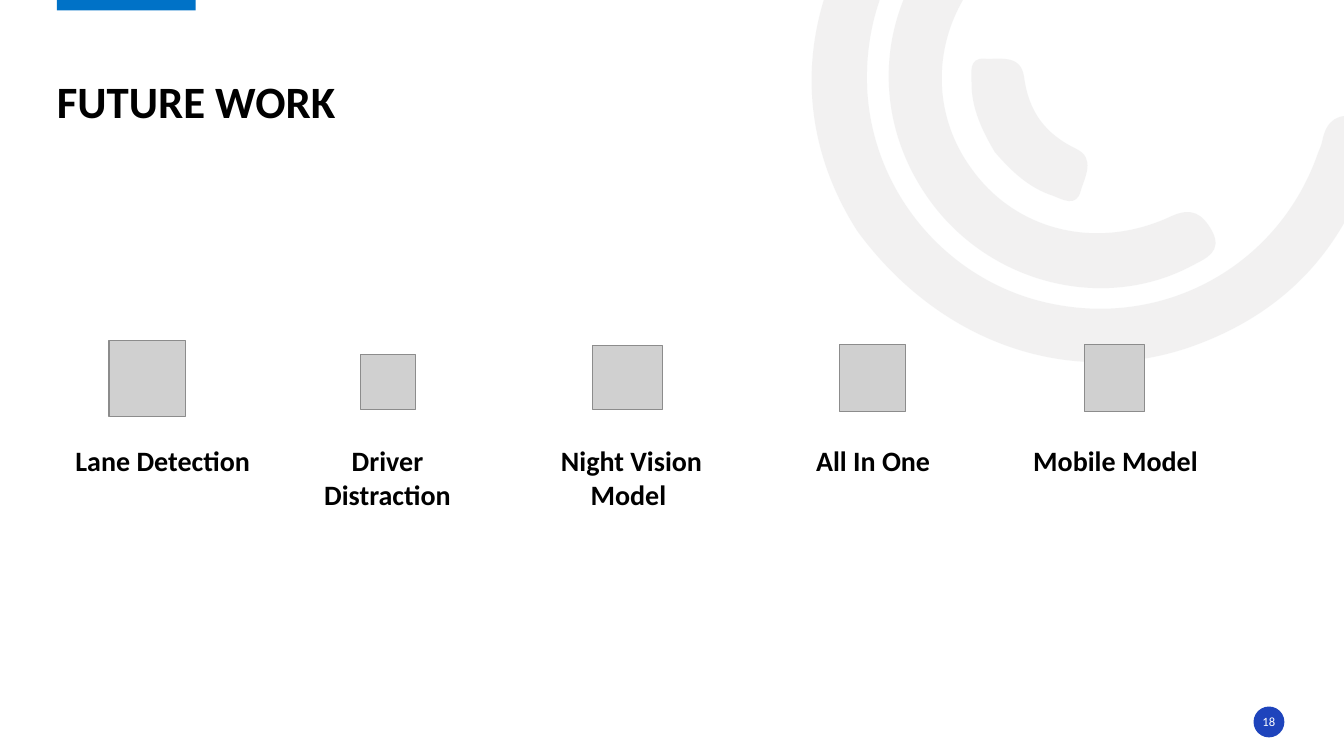
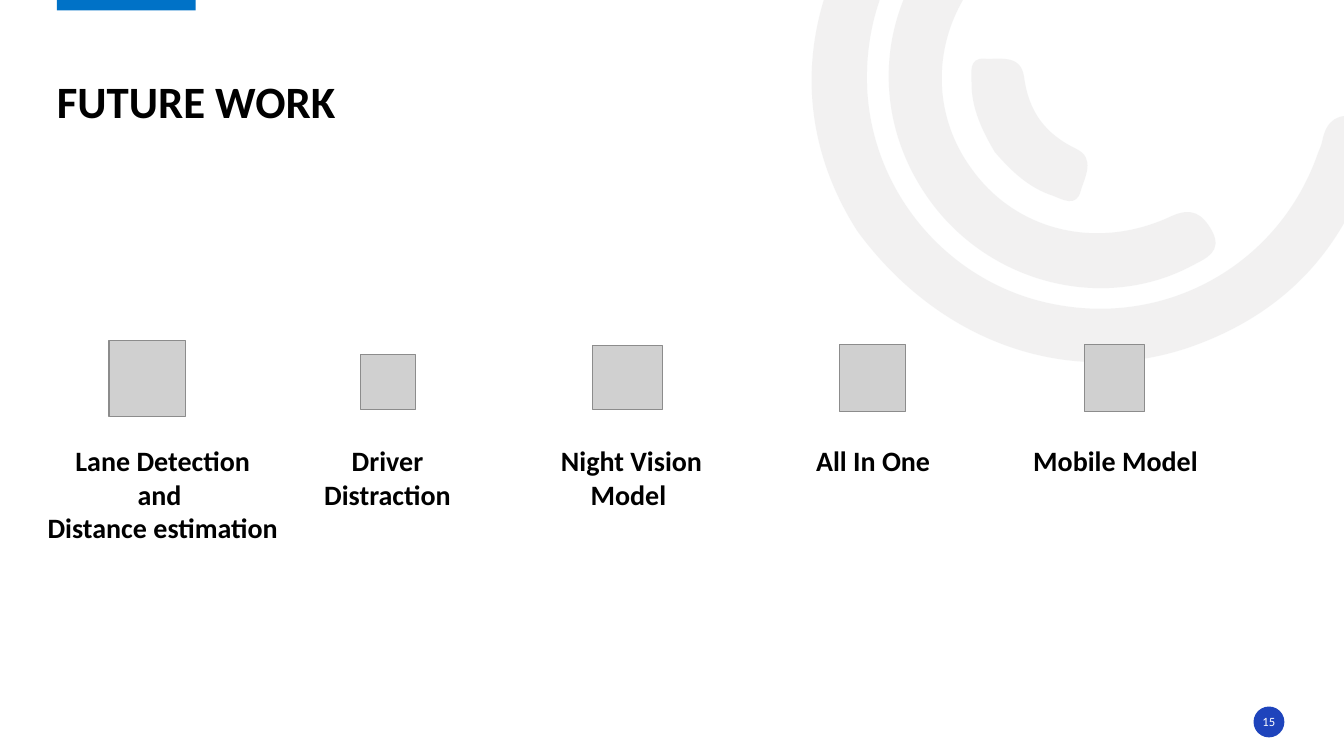
Before and after one commit to Osama-Atwa/Hawkeye, a slide deck: slide 15 of HawkEye.pptx (slide 18 before the commit). Drawn at 1344x756 pixels with LibreOffice and Linux fonts; fonts in the diff are those of the drawing; grey boxes stand for pictures; background and template pictures are left out. Boxes give left, top, right and bottom in pixels: in the first picture for what was removed or moved away, otherwise in the second. Text is boxed around its words. In the diff, an @@ line names an element or a change of style, - is before the commit and + after.

```diff
--- a/HawkEye.pptx
+++ b/HawkEye.pptx
@@ text at (48,485,277,539): paragraphs added @@
+and
+Distance estimation
@@ page number at (1262,718,1275,726): text changed @@
-18
+15
```
Also in this commit, not shown: 3 other slides changed, 1 slide added, 4 slides removed, 3 other files.
